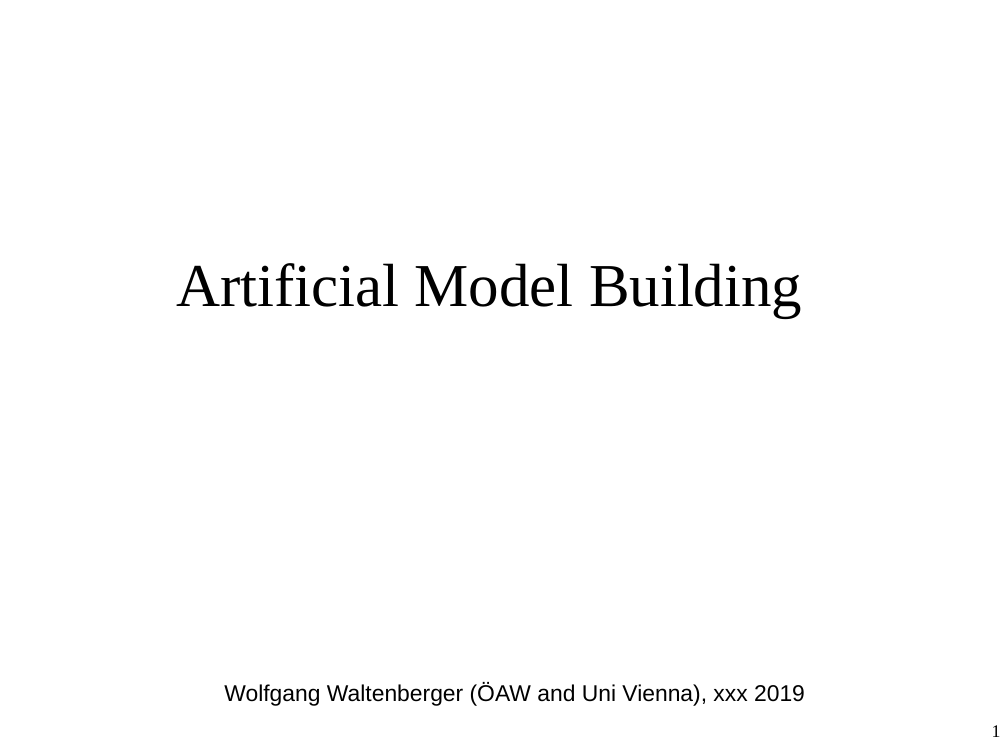
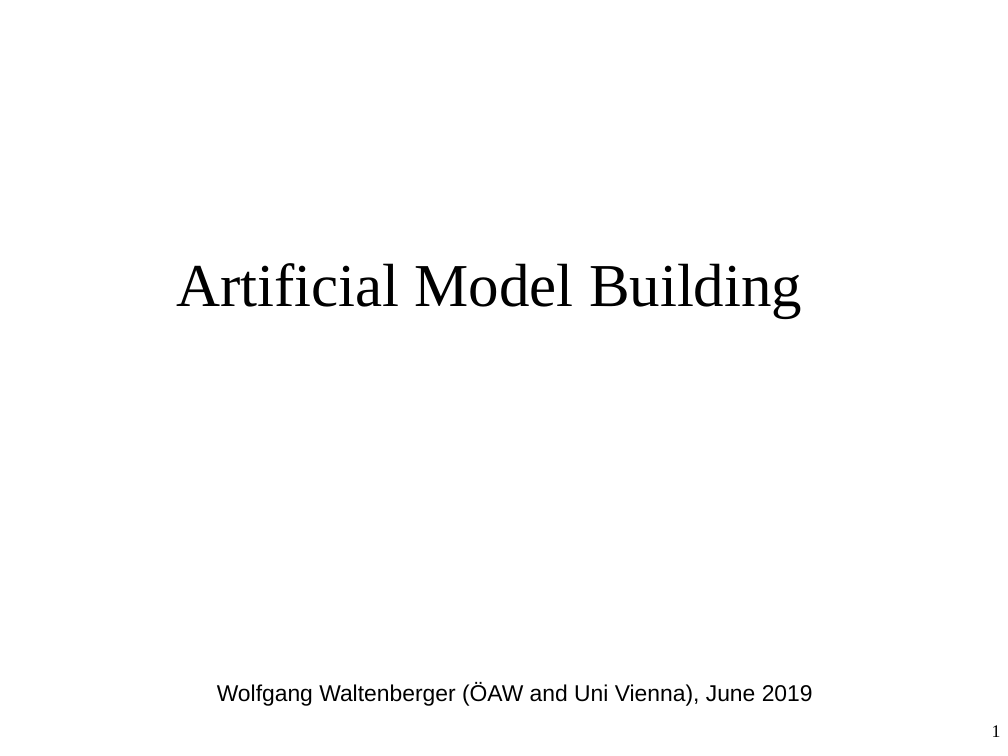
Before and after one commit to SModelS/smodels-utils, a slide deck: slide 1 of combinations/amb.odp. Drawn at 1008x756 pixels with LibreOffice and Linux fonts; fonts in the diff are those of the drawing. Boxes give left, top, right and bottom in pixels: in the first picture for what was removed or moved away, otherwise in the second. Text is boxed around its words. In the diff, an @@ line names an element or a change of style, - is before the commit and + after.

```diff
--- a/combinations/amb.odp
+++ b/combinations/amb.odp
@@ text at [217, 683, 813, 706]: text changed @@
-Wolfgang Waltenberger (ÖAW and Uni Vienna), xxx 2019
+Wolfgang Waltenberger (ÖAW and Uni Vienna), June 2019
```
Also in this commit, not shown: 6 other slides changed, 9 slides added, 2 other files.
